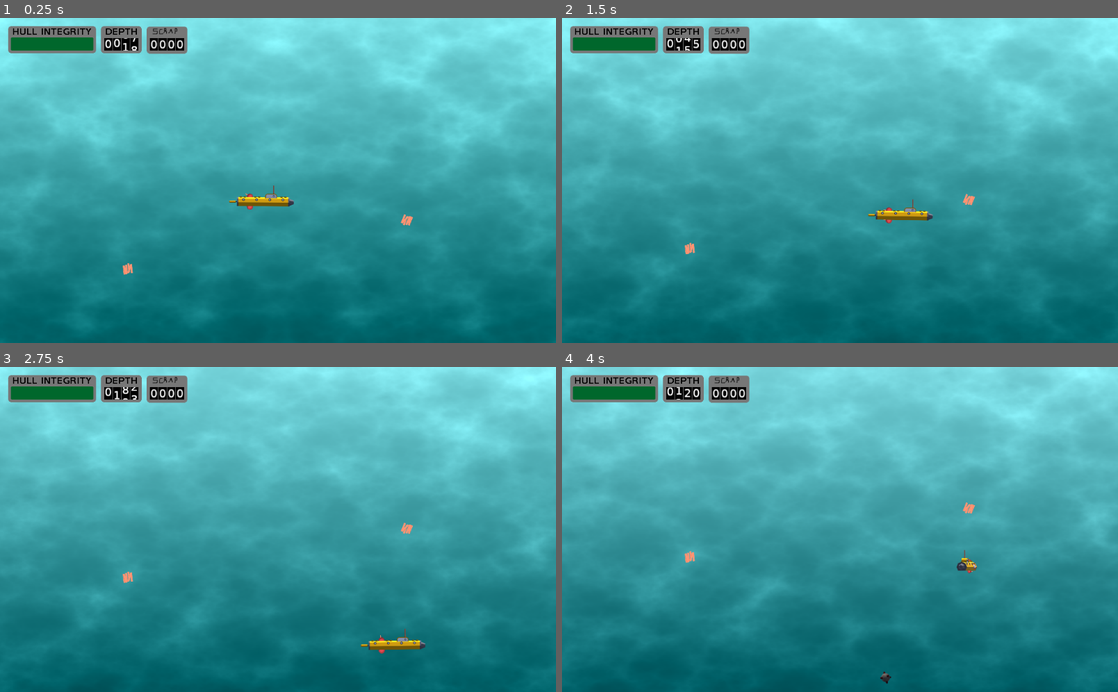
Above: before the commit, frames 1-4 (two rows, left to right).
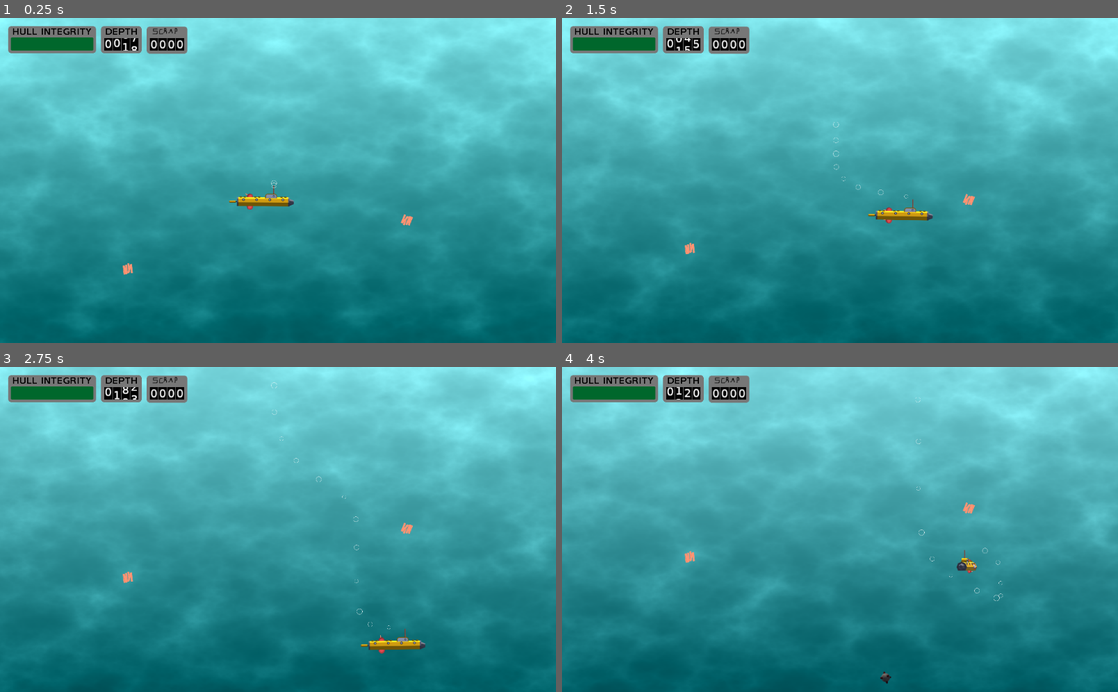
Above: after the commit, the same moments.

Repository: marc-hugh-tom/ludum-dare-48
Game: Godot game, scene res://nodes/PlayState.tscn
Two runs of this game, one before a commit and one after it. Both use one fixed random seed, a clock stepped at 60 frames per second and the inputs below.
Inputs (mouse positions are in pixels of both pictures, inside the frame that each line leads up to):
- Up to frame 1 (0.25 s): no input
- Up to frame 2 (1.5 s): move the mouse to (962, 164) at 0.52 s; hold D (ui_right) 0.53-1.28 s; move the mouse to (728, 196) at 1.27 s; hold S (ui_down) from 1.28 s (still down)
- Up to frame 3 (2.75 s): move the mouse to (333, 458) at 2.02 s; release S (ui_down) at 2.03 s; hold D (ui_right) from 2.03 s (still down)
- Up to frame 4 (4 s): move the mouse to (812, 594) at 2.77 s; release D (ui_right) at 2.78 s; hold W (ui_up) 2.78-3.53 s; move the mouse to (1006, 578) at 3.52 s; hold A (ui_left) from 3.53 s (still down)

The runs differ from the first frame. In frame 1, less than 0.1% of the frame differs, in the area x 48-50%, y 50-53%; in frame 2, less than 0.1%; in frame 3, less than 0.1%, in the area x 48-71%, y 4-81%; in frame 4, less than 0.1%.

Commit message:
Added bubbles!

Diff:
--- /dev/null
+++ b/nodes/Bubbles.tscn
@@ -0,0 +1,21 @@
+[gd_scene load_steps=3 format=2]
+
+[ext_resource path="res://assets/bubble.png" type="Texture" id=1]
+
+[sub_resource type="ParticlesMaterial" id=1]
+emission_shape = 1
+emission_sphere_radius = 1.0
+flag_disable_z = true
+gravity = Vector3( 0, -100, 0 )
+orbit_velocity = 0.0
+orbit_velocity_random = 0.0
+scale = 0.2
+scale_random = 0.2
+
+[node name="Particles2D" type="Particles2D"]
+position = Vector2( 341, 330 )
+amount = 20
+lifetime = 4.0
+local_coords = false
+process_material = SubResource( 1 )
+texture = ExtResource( 1 )
--- a/nodes/sub.tscn
+++ b/nodes/sub.tscn
@@ -16,6 +16,7 @@
 [ext_resource path="res://assets/sub/sprites/sub_12.png" type="Texture" id=14]
 [ext_resource path="res://assets/sub/sprites/sub_10.png" type="Texture" id=15]
 [ext_resource path="res://assets/sub/sprites/sub_13.png" type="Texture" id=16]
+[ext_resource path="res://nodes/Bubbles.tscn" type="PackedScene" id=17]
 [ext_resource path="res://assets/sub/sprites/sub_14.png" type="Texture" id=23]
 [ext_resource path="res://assets/sub/sprites/sub_15.png" type="Texture" id=24]
 
@@ -134,6 +135,18 @@
 "update": 0,
 "values": [ Vector2( 0.5, 0.5 ), Vector2( 0.3, 0.3 ), Vector2( 0.5, 0.5 ) ]
 }
+tracks/7/type = "value"
+tracks/7/path = NodePath("Particles2D:position")
+tracks/7/interp = 1
+tracks/7/loop_wrap = true
+tracks/7/imported = false
+tracks/7/enabled = true
+tracks/7/keys = {
+"times": PoolRealArray( 0, 0.8 ),
+"transitions": PoolRealArray( 1, 1 ),
+"update": 0,
+"values": [ Vector2( 69.697, -42.4242 ), Vector2( -69.697, -42.424 ) ]
+}
 
 [sub_resource type="Animation" id=4]
 resource_name = "flip_r_l"
@@ -223,6 +236,18 @@
 "update": 0,
 "values": [ Vector2( 0.5, 0.5 ), Vector2( 0.3, 0.3 ), Vector2( 0.5, 0.5 ) ]
 }
+tracks/7/type = "value"
+tracks/7/path = NodePath("Particles2D:position")
+tracks/7/interp = 1
+tracks/7/loop_wrap = true
+tracks/7/imported = false
+tracks/7/enabled = true
+tracks/7/keys = {
+"times": PoolRealArray( 0, 0.8 ),
+"transitions": PoolRealArray( 1, 1 ),
+"update": 0,
+"values": [ Vector2( -69.697, -42.424 ), Vector2( 69.697, -42.4242 ) ]
+}
 
 [node name="sub" type="KinematicBody2D"]
 scale = Vector2( 0.33, 0.33 )
@@ -249,3 +274,6 @@
 [node name="AnimationPlayer" type="AnimationPlayer" parent="."]
 anims/flip_l_r = SubResource( 3 )
 anims/flip_r_l = SubResource( 4 )
+
+[node name="Particles2D" parent="." instance=ExtResource( 17 )]
+position = Vector2( 69.697, -42.4242 )
Binary file added: assets/bubble.png
Not shown, added: assets/bubble.png.import
Not shown: 1 places in nodes/sub.tscn that only renumber resources
